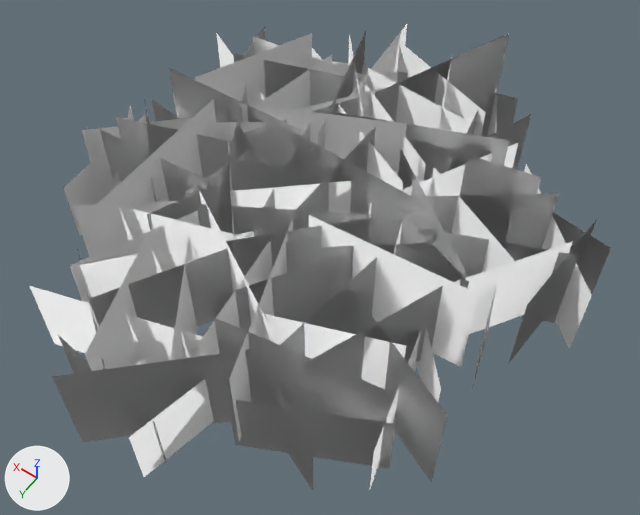
Two versions of the glTF model public/siege/scifi/swamp_SM_Env_Grass_Swamp_01.gltf, one commit apart.
The view is the same before and after, from a 50 mm lens placed at (-2.66, 3.6, 5.47), pointed at (-0.2, 0.16, 0.06). Lighting does not change. The marker at lower left points along +X, +Y and +Z. The picture after the commit comes second. Objects named as collision shapes, trigger or cutter boxes, shadow casters or lower levels of detail are left out. Where no turn or scale is listed for an object, it has been applied to the vertices.

The first picture shows 'SM_Env_Grass_Swamp_01_LOD0'.
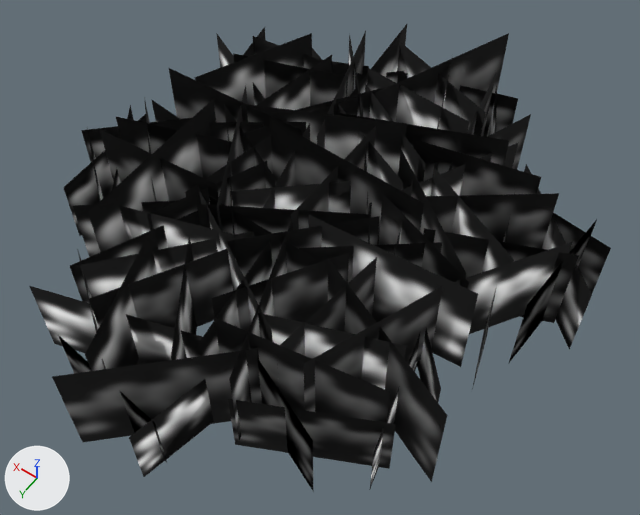
What changed in the scene script:
```text
Add img_grass_01_glow_01:
    img_grass_01_glow_01 = load_image('Grass_01_Glow_01', 'Grass_01_Glow_01.webp', 2048, 2048, 'sRGB')
Change mat_grassshd16:
    remove # nodes: BsdfPrincipled, OutputMaterial, VertexColor
    nodes: BsdfPrincipled, Math, Mix, OutputMaterial, TexImage, VertexColor
    uses the picture img_grass_01_glow_01
```

Location of each change, [x1, y1, x2, y2] in pixels of the pictures (640 x 515 px):
'SM_Env_Grass_Swamp_01_LOD0', surface changed (grey to black)
    both: [29, 24, 611, 490]
